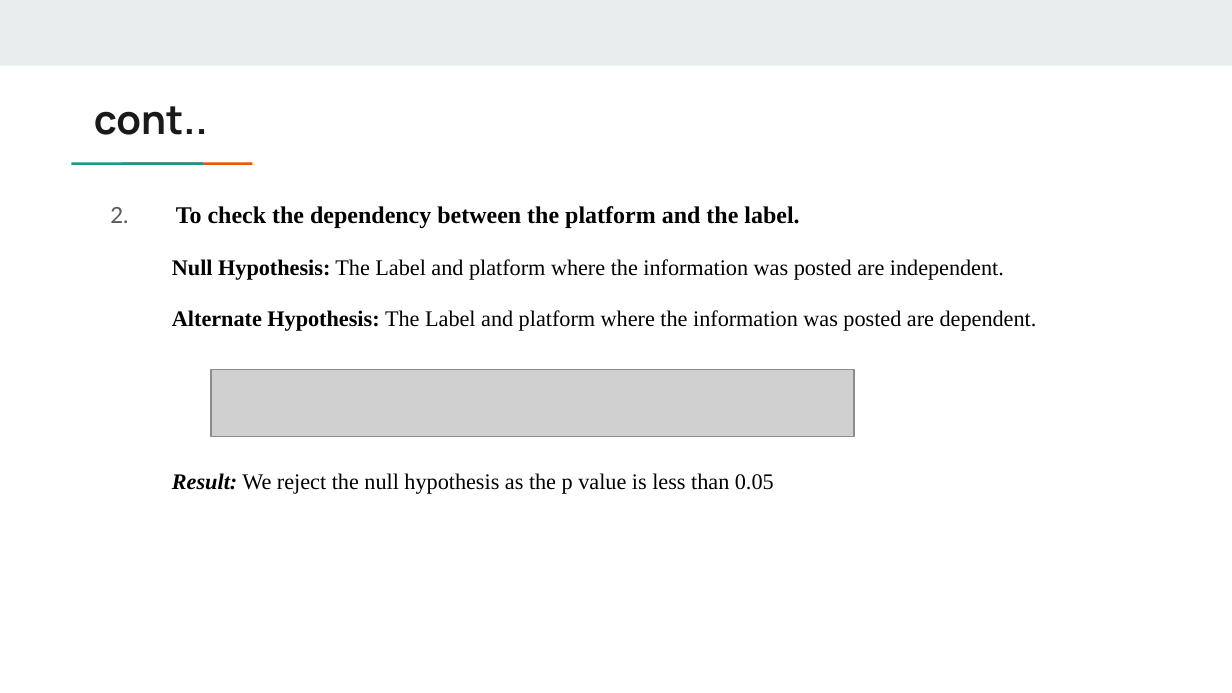
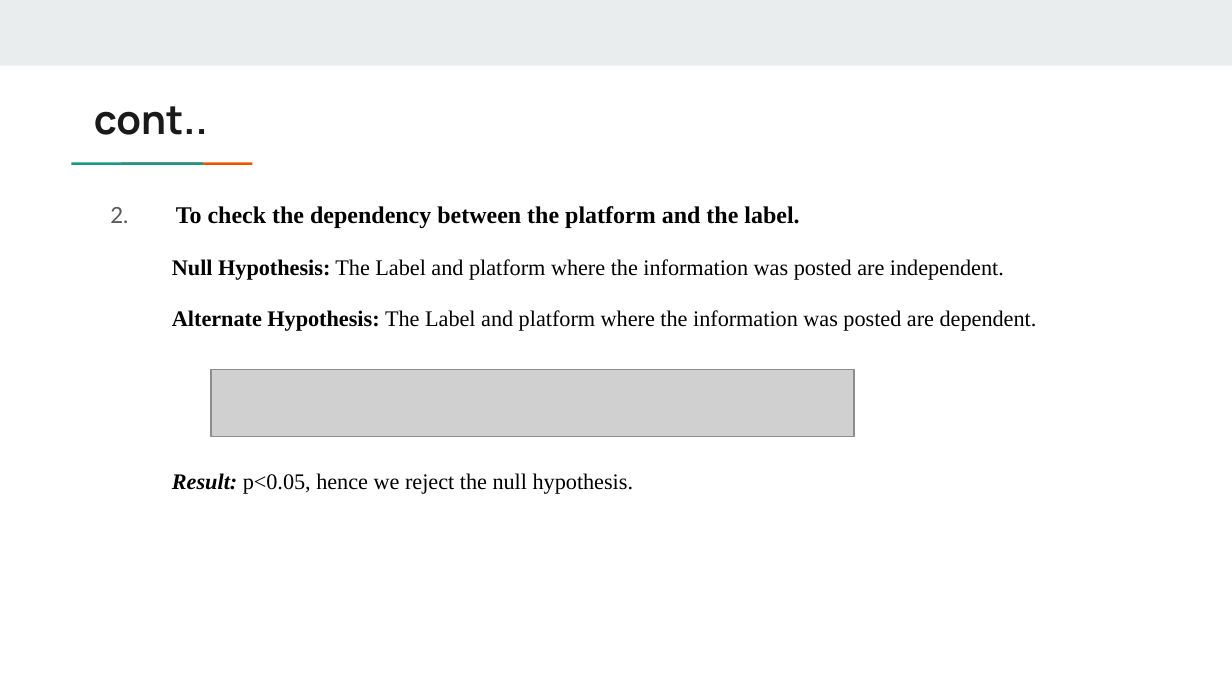
Before and after one commit to haribhumani/capstone_project, a slide deck: slide 22 of Fake_News_Detection_PPT.pptx (slide 21 before the commit). Drawn at 1232x693 pixels with LibreOffice and Linux fonts; fonts in the diff are those of the drawing; grey boxes stand for pictures. Boxes give left, top, right and bottom in pixels: in the first picture for what was removed or moved away, otherwise in the second. Text is boxed around its words. In the diff, an @@ line names an element or a change of style, - is before the commit and + after.

```diff
--- a/Fake_News_Detection_PPT.pptx
+++ b/Fake_News_Detection_PPT.pptx
@@ text at (172, 473, 633, 494): text changed @@
-Result: We reject the null hypothesis as the p value is less than 0.05
+Result: p<0.05, hence we reject the null hypothesis.
```
Also in this commit, not shown: 7 other slides changed, 7 slides added, 3 slides removed, 4 other files.
